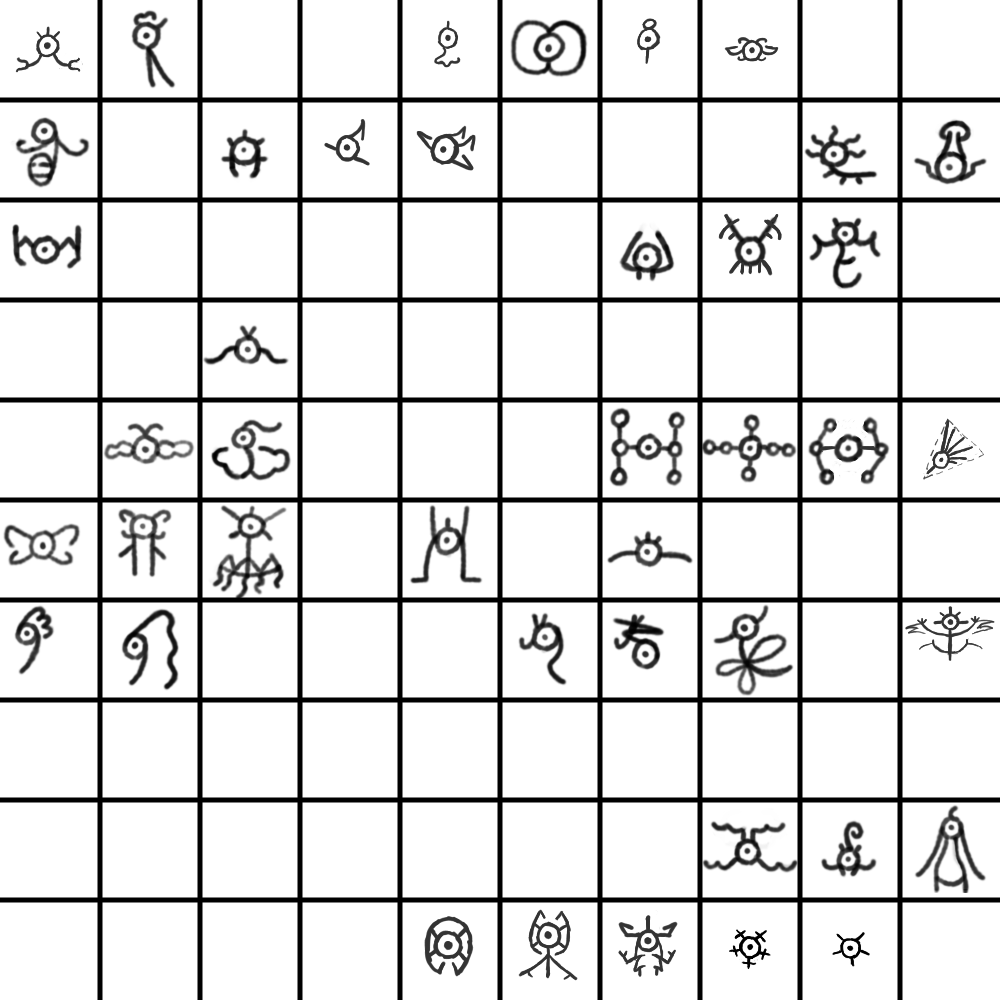
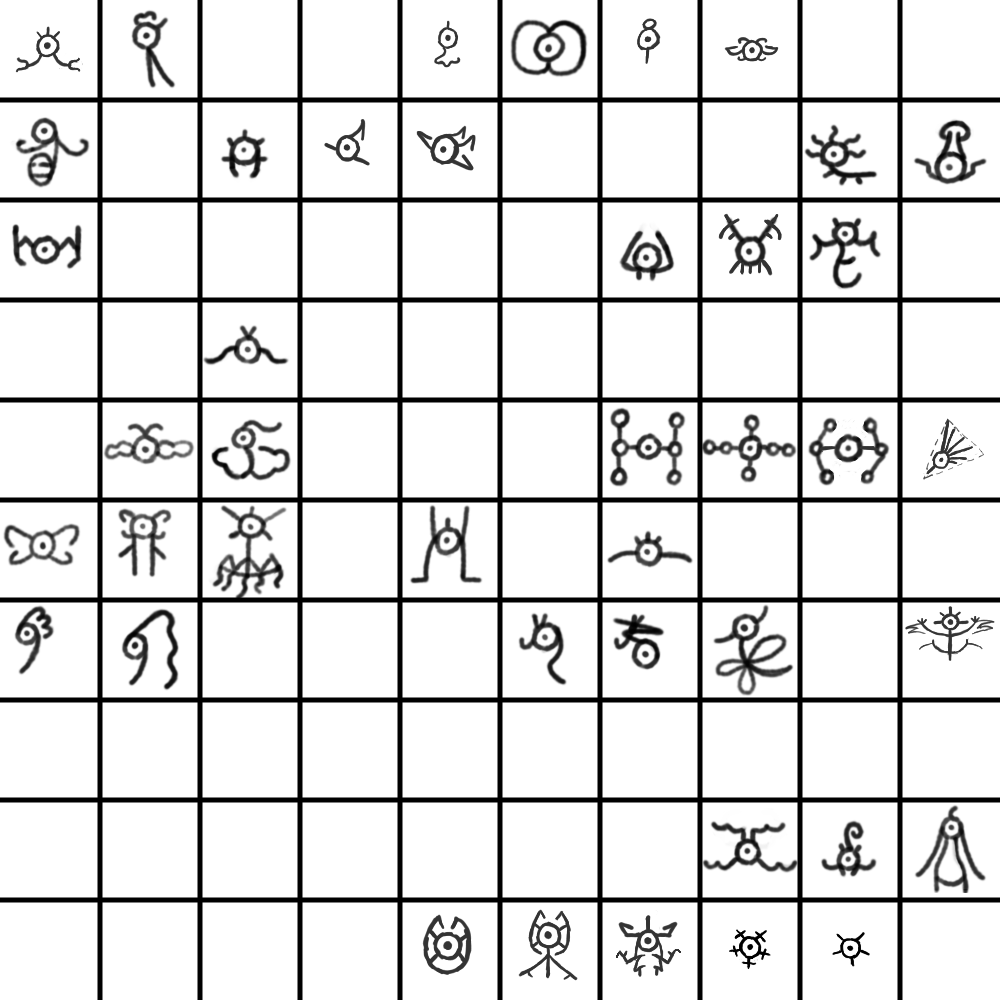
The second 1000 × 1000 image is a revision of the first. Changes to its layers:
painted on "Paint Layer 1" over [422, 914, 681, 977]
